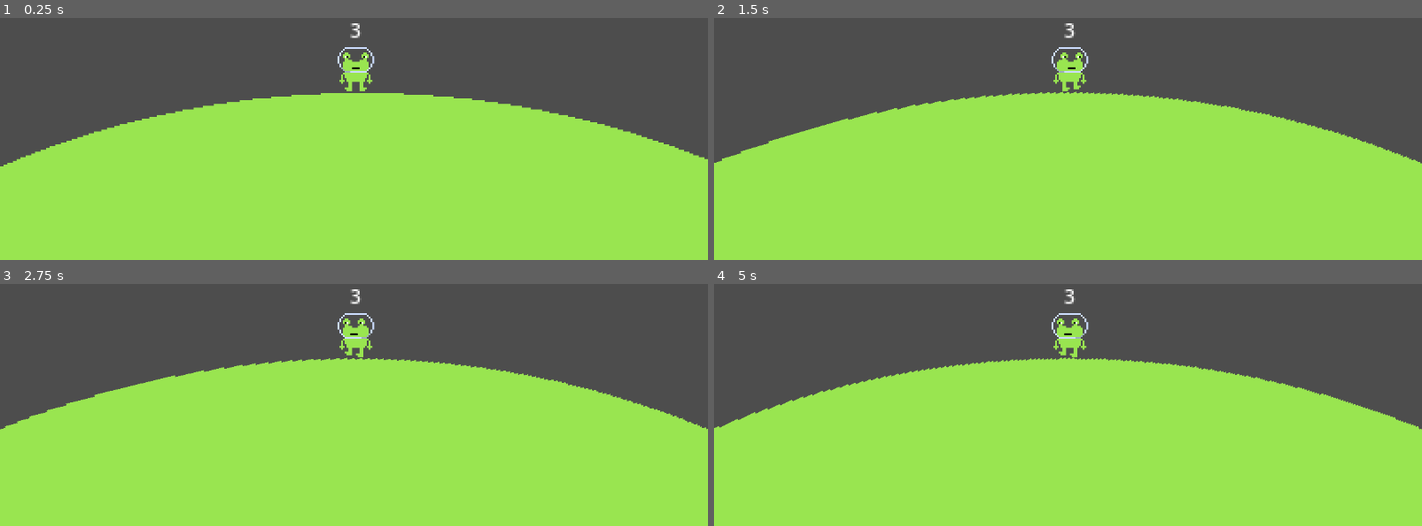
Above: before the commit, frames 1-4 (two rows, left to right).
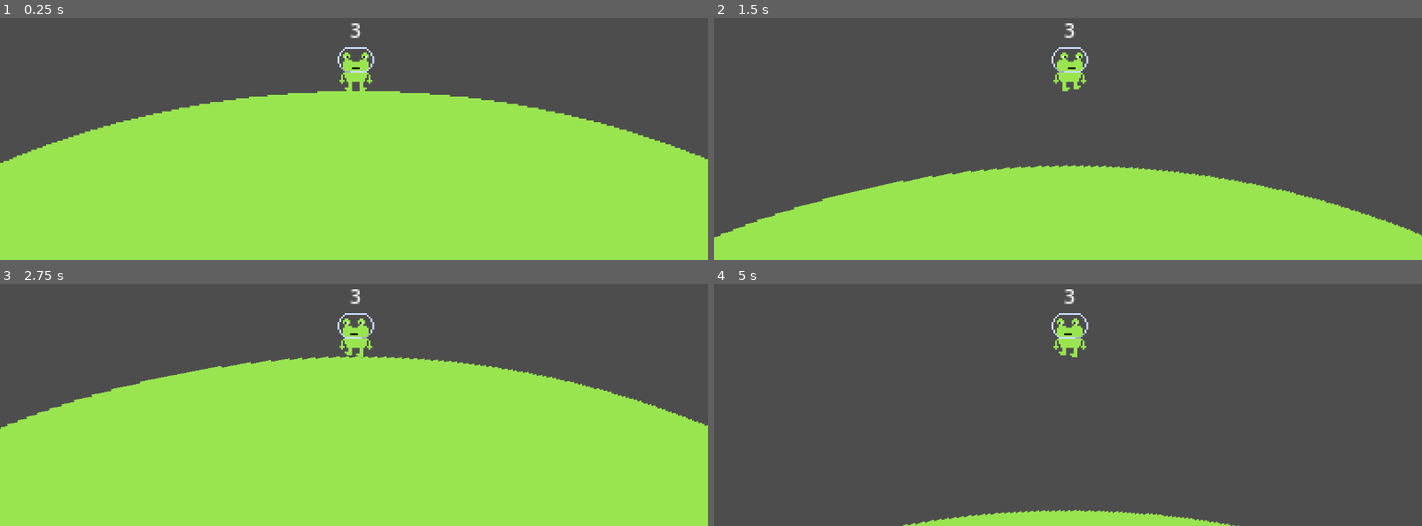
Above: after the commit, the same moments.

Repository: MasonAkershoek/GameJam
Game: Godot game, scene res://Scenes/Tests/PlatformerTest.tscn
The game is run twice, just before and just after one commit, with the same random seed, the same clock (stepped at 60 frames per second) and the same inputs.
Inputs:
- Up to frame 1 (0.25 s): no input
- Up to frame 2 (1.5 s): tap Enter at 0.5 s; hold D (MoveRight) from 0.53 s (still down); tap Space (Jump) at 0.77 s
- Up to frame 3 (2.75 s): tap Space (Jump) at 1.52 s; release D (MoveRight) at 2.03 s; hold A (MoveLeft) from 2.03 s (still down)
- Up to frame 4 (5 s): release A (MoveLeft) at 2.78 s; hold D (MoveRight) 2.78-4.28 s; tap Space (Jump) at 3.02, 3.77, 4.52 s; hold A (MoveLeft) from 4.28 s (still down)

The runs differ from the first frame. In frame 1, 0.9% of the frame differs, in the area x 0-99%, y 30-62%; in frame 2, 30%; in frame 3, 1.0%; in frame 4, 58%, in the area x 0-100%, y 30-100%.

Commit message:
need to move from linux

Diff:
--- a/Scenes/Tests/PlatformerTest.tscn
+++ b/Scenes/Tests/PlatformerTest.tscn
@@ -1,22 +1,26 @@
-[gd_scene load_steps=4 format=3 uid="uid://dc5ch21ml1dpl"]
+[gd_scene load_steps=5 format=3 uid="uid://dc5ch21ml1dpl"]
 
 [ext_resource type="PackedScene" uid="uid://43pd1826sss4" path="res://Scenes/GameCam.tscn" id="1_aghax"]
 [ext_resource type="PackedScene" uid="uid://dx3dhdfcswkq" path="res://Scenes/player.tscn" id="3_g7sy7"]
 [ext_resource type="PackedScene" uid="uid://domjeaeiybifl" path="res://Scenes/planet.tscn" id="3_oi4x4"]
+[ext_resource type="PackedScene" uid="uid://dqwtd677kghnm" path="res://Scenes/dog.tscn" id="4_5kowg"]
 
 [node name="LV1" type="Node2D"]
 position = Vector2(1073, 902)
 
 [node name="Planet" parent="." instance=ExtResource("3_oi4x4")]
 inertia = 39.81
-GRAVITY = 2000
 
 [node name="Camera2D" parent="." node_paths=PackedStringArray("Player") instance=ExtResource("1_aghax")]
-position = Vector2(0, -516)
-zoom = Vector2(1, 1)
+position = Vector2(-1, -516)
+zoom = Vector2(0.5, 0.5)
 Player = NodePath("../Player")
 
 [node name="Player" parent="." node_paths=PackedStringArray("WORLD") instance=ExtResource("3_g7sy7")]
-position = Vector2(-4, -522)
-MAX_SPEED = 0.005
+position = Vector2(-2, -516)
+MAX_SPEED = 0.004
 WORLD = NodePath("../Planet")
+
+[node name="Dog" parent="." instance=ExtResource("4_5kowg")]
+position = Vector2(-206, 474)
+rotation = 3.55349
--- a/Scenes/UI/main_menu.tscn
+++ b/Scenes/UI/main_menu.tscn
@@ -1,69 +1,19 @@
-[gd_scene load_steps=2 format=3 uid="uid://bfwetfl6a3lc2"]
+[gd_scene load_steps=4 format=3 uid="uid://bfwetfl6a3lc2"]
 
-[sub_resource type="LabelSettings" id="LabelSettings_n1cj4"]
-font_size = 50
+[ext_resource type="PackedScene" uid="uid://domjeaeiybifl" path="res://Scenes/planet.tscn" id="1_3c3m3"]
+[ext_resource type="PackedScene" uid="uid://dx3dhdfcswkq" path="res://Scenes/player.tscn" id="2_u52af"]
+[ext_resource type="PackedScene" uid="uid://43pd1826sss4" path="res://Scenes/GameCam.tscn" id="3_get7v"]
 
-[node name="Main Menu" type="Control"]
-layout_mode = 3
-anchors_preset = 15
-anchor_right = 1.0
-anchor_bottom = 1.0
-grow_horizontal = 2
-grow_vertical = 2
+[node name="Main Menu" type="Node2D"]
 
-[node name="TextureRect" type="TextureRect" parent="."]
-layout_mode = 1
-anchors_preset = 15
-anchor_right = 1.0
-anchor_bottom = 1.0
-grow_horizontal = 2
-grow_vertical = 2
+[node name="Planet" parent="." instance=ExtResource("1_3c3m3")]
+position = Vector2(560, 296)
 
-[node name="ColorRect" type="ColorRect" parent="."]
-layout_mode = 1
-anchors_preset = 15
-anchor_right = 1.0
-anchor_bottom = 1.0
-grow_horizontal = 2
-grow_vertical = 2
-color = Color(0.236606, 3.34268e-05, 0.232305, 1)
+[node name="Player" parent="." node_paths=PackedStringArray("WORLD") instance=ExtResource("2_u52af")]
+position = Vector2(560, -224)
+MAX_SPEED = 0.005
+WORLD = NodePath("../Planet")
 
-[node name="Label" type="Label" parent="."]
-layout_mode = 1
-anchors_preset = -1
-anchor_top = 0.086
-anchor_right = 1.0
-anchor_bottom = 0.185
-offset_top = 0.271999
-offset_bottom = 0.119995
-grow_horizontal = 2
-text = "Jerumy's Journy
-"
-label_settings = SubResource("LabelSettings_n1cj4")
-horizontal_alignment = 1
-vertical_alignment = 1
-
-[node name="Button" type="Button" parent="."]
-layout_mode = 1
-anchors_preset = 8
-anchor_left = 0.5
-anchor_top = 0.5
-anchor_right = 0.5
-anchor_bottom = 0.5
-offset_left = -4.0
-offset_top = -4.0
-offset_right = 4.0
-offset_bottom = 4.0
-grow_horizontal = 2
-grow_vertical = 2
-text = "Play!"
-
-[node name="Label2" type="Label" parent="."]
-layout_mode = 1
-anchors_preset = 2
-anchor_top = 1.0
-anchor_bottom = 1.0
-offset_top = -23.0
-offset_right = 40.0
-grow_vertical = 0
-text = "Made by: Mason, Noah, Shae"
+[node name="Camera2D" parent="." node_paths=PackedStringArray("Player") instance=ExtResource("3_get7v")]
+position = Vector2(570, -244)
+Player = NodePath("../Player")
--- a/Scenes/block_chopper.tscn
+++ /dev/null
@@ -1,73 +0,0 @@
-[gd_scene load_steps=11 format=3 uid="uid://cg0omf43smsq3"]
-
-[ext_resource type="Texture2D" uid="uid://xkatx2gwvsht" path="res://Graphics/Traps/Fan/On (24x8).png" id="1_hoau7"]
-[ext_resource type="Script" path="res://Scripts/block_chopper.gd" id="1_o7r3x"]
-[ext_resource type="Texture2D" uid="uid://cj8pdx7mx4kbk" path="res://Graphics/Traps/Rock Head/Idle.png" id="2_w7f81"]
-
-[sub_resource type="AtlasTexture" id="AtlasTexture_l54dr"]
-atlas = ExtResource("1_hoau7")
-region = Rect2(0, 0, 24, 8)
-
-[sub_resource type="AtlasTexture" id="AtlasTexture_15ops"]
-atlas = ExtResource("1_hoau7")
-region = Rect2(24, 0, 24, 8)
-
-[sub_resource type="AtlasTexture" id="AtlasTexture_h1yd2"]
-atlas = ExtResource("1_hoau7")
-region = Rect2(48, 0, 24, 8)
-
-[sub_resource type="AtlasTexture" id="AtlasTexture_dxoup"]
-atlas = ExtResource("1_hoau7")
-region = Rect2(72, 0, 24, 8)
-
-[sub_resource type="SpriteFrames" id="SpriteFrames_30xxc"]
-animations = [{
-"frames": [{
-"duration": 1.0,
-"texture": SubResource("AtlasTexture_l54dr")
-}, {
-"duration": 1.0,
-"texture": SubResource("AtlasTexture_15ops")
-}, {
-"duration": 1.0,
-"texture": SubResource("AtlasTexture_h1yd2")
-}, {
-"duration": 1.0,
-"texture": SubResource("AtlasTexture_dxoup")
-}],
-"loop": true,
-"name": &"default",
-"speed": 20.0
-}]
-
-[sub_resource type="RectangleShape2D" id="RectangleShape2D_ajq7b"]
-size = Vector2(30, 30)
-
-[sub_resource type="RectangleShape2D" id="RectangleShape2D_6ama8"]
-size = Vector2(30, 7)
-
-[node name="BlockChopper" type="CharacterBody2D"]
-script = ExtResource("1_o7r3x")
-
-[node name="AnimatedSprite2D" type="AnimatedSprite2D" parent="."]
-position = Vector2(0, 19)
-rotation = 3.14159
-sprite_frames = SubResource("SpriteFrames_30xxc")
-frame_progress = 0.771465
-
-[node name="Sprite2D" type="Sprite2D" parent="AnimatedSprite2D"]
-position = Vector2(1.90735e-06, 20)
-rotation = 3.14159
-texture = ExtResource("2_w7f81")
-
-[node name="CollisionShape2D" type="CollisionShape2D" parent="."]
-position = Vector2(0, -1)
-shape = SubResource("RectangleShape2D_ajq7b")
-
-[node name="Area2D" type="Area2D" parent="."]
-
-[node name="CollisionShape2D" type="CollisionShape2D" parent="Area2D"]
-position = Vector2(0, -13)
-shape = SubResource("RectangleShape2D_6ama8")
-
-[connection signal="body_entered" from="Area2D" to="." method="_on_area_2d_body_entered"]
--- a/Scenes/dog.tscn
+++ b/Scenes/dog.tscn
@@ -1,6 +1,6 @@
 [gd_scene load_steps=14 format=3 uid="uid://dqwtd677kghnm"]
 
-[ext_resource type="Script" path="res://Scenes/dog.gd" id="1_dmx4s"]
+[ext_resource type="Script" path="res://Scripts/dog.gd" id="1_dmx4s"]
 [ext_resource type="Texture2D" uid="uid://by6587jlt0wsx" path="res://Graphics/Player/Dog.png" id="1_vdls5"]
 
 [sub_resource type="AtlasTexture" id="AtlasTexture_pgr01"]
--- a/Scenes/planet.tscn
+++ b/Scenes/planet.tscn
@@ -1,16 +1,15 @@
-[gd_scene load_steps=6 format=3 uid="uid://domjeaeiybifl"]
+[gd_scene load_steps=5 format=3 uid="uid://domjeaeiybifl"]
 
 [ext_resource type="Script" path="res://Scripts/planet.gd" id="1_cm1uo"]
 [ext_resource type="Texture2D" uid="uid://dfwdyrbiruhkh" path="res://world.png" id="1_pw8ej"]
-[ext_resource type="PackedScene" uid="uid://dqwtd677kghnm" path="res://Scenes/dog.tscn" id="3_jobud"]
 
 [sub_resource type="CircleShape2D" id="CircleShape2D_ttkap"]
 radius = 1054.04
 
 [sub_resource type="CircleShape2D" id="CircleShape2D_opbuc"]
-radius = 501.001
+radius = 500.0
 
-[node name="RigidBody2D" type="RigidBody2D"]
+[node name="Planet" type="RigidBody2D"]
 freeze = true
 script = ExtResource("1_cm1uo")
 
@@ -38,7 +37,3 @@
 
 [node name="Ground" type="CollisionShape2D" parent="."]
 shape = SubResource("CircleShape2D_opbuc")
-
-[node name="Dog" parent="." instance=ExtResource("3_jobud")]
-position = Vector2(-142, 496)
-rotation = 3.42783
--- a/Scenes/player.tscn
+++ b/Scenes/player.tscn
@@ -23,7 +23,7 @@
 }],
 "loop": true,
 "name": &"Idle",
-"speed": 15.0
+"speed": 5.0
 }, {
 "frames": [{
 "duration": 1.0,
@@ -34,7 +34,7 @@
 }],
 "loop": true,
 "name": &"Run",
-"speed": 15.0
+"speed": 5.0
 }, {
 "frames": [],
 "loop": true,
@@ -62,7 +62,8 @@
 [node name="AnimatedSprite2D" type="AnimatedSprite2D" parent="."]
 position = Vector2(1, 0)
 sprite_frames = SubResource("SpriteFrames_7mk1n")
-animation = &"Idle"
+animation = &"Run"
+frame_progress = 0.481096
 
 [node name="CollisionShape2D" type="CollisionShape2D" parent="."]
 position = Vector2(1, 4)
Renamed: Scenes/dog.gd -> Scripts/dog.gd
